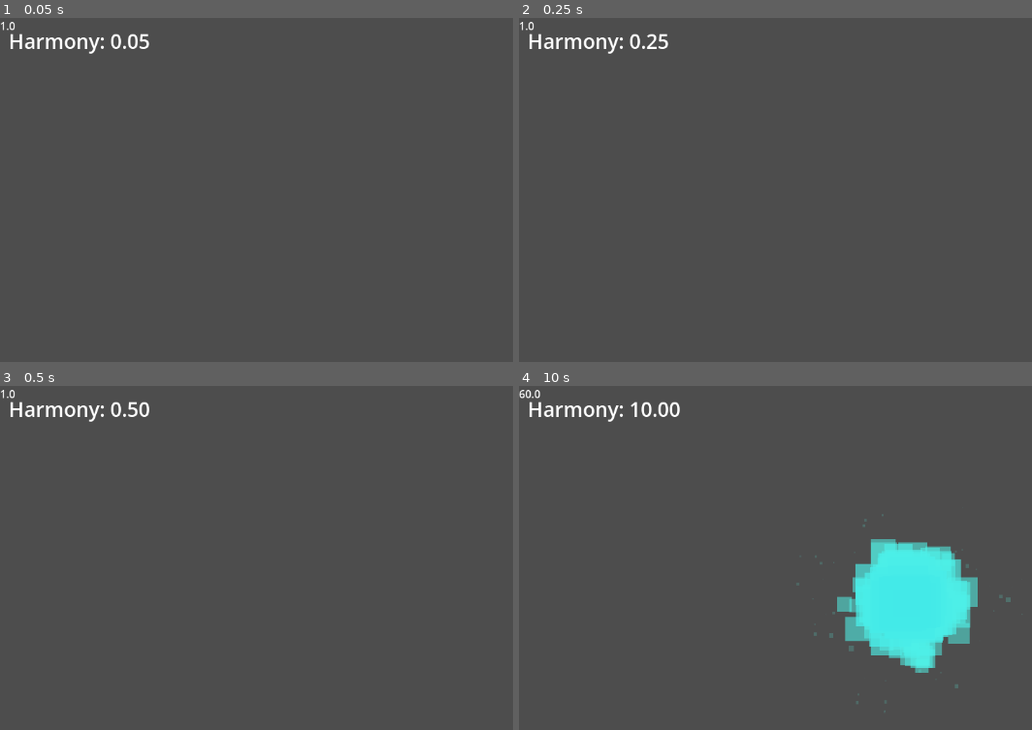
Above: before the commit, frames 1-4 (two rows, left to right).
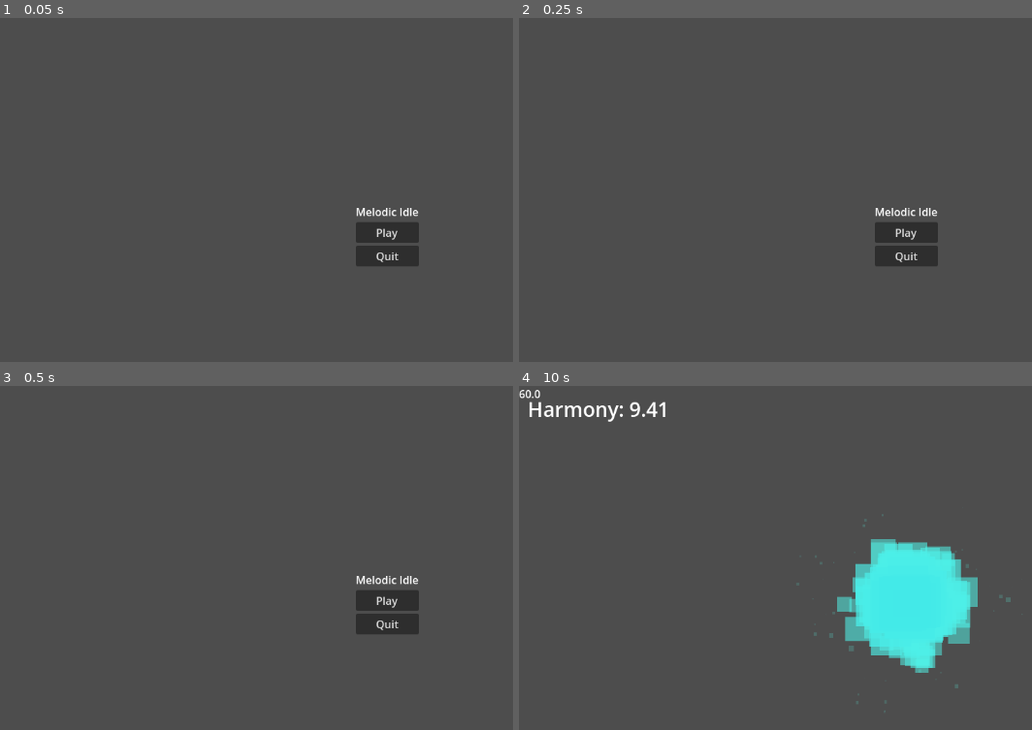
Above: after the commit, the same moments.

Repository: zKawaiiKittyz/Melodic-Idle
Game: Godot game, scene res://main_menu.tscn
Two runs of this game, one before a commit and one after it. Both use one fixed random seed, a clock stepped at 60 frames per second and the inputs below. Before the commit the project starts from res://main.tscn.
Inputs (mouse positions are in pixels of both pictures, inside the frame that each line leads up to):
- Up to frame 1 (0.05 s): no input
- Up to frame 2 (0.25 s): no input
- Up to frame 3 (0.5 s): no input
- Up to frame 4 (10 s): click (908, 599) at 0.5 s, where only the run after the commit has a clickable "Play"; tap Enter at 1.25 s; tap L (L) at 1.35, 2.3, 3.8, 5.3, 6.6, 8.1, 9.8 s; tap S (S) at 1.55, 2.1, 3.05, 4.55, 6.05, 7.35, 8.85 s; tap A (A) at 2.85, 9.6 s; tap D (D) at 3.6 s; tap F (F) at 4.35 s; tap J (J) at 5.1 s; tap K (K) at 5.85 s

The runs differ from the first frame. In frame 1, 2.1% of the frame differs, in the area x 0-82%, y 1-73%; in frame 2, 2.1%; in frame 3, 2.1%; in frame 4, 0.3%.

Commit message:
Added main menu
Added main menu, play and quit. Nothing fancy yet.

Diff:
--- /dev/null
+++ b/melodic-idle-mew/main_menu.gd
@@ -0,0 +1,9 @@
+extends Control
+
+func _on_play_button_pressed():
+
+	get_tree().change_scene_to_file("res://main.tscn")
+
+func _on_quit_button_pressed():
+
+	get_tree().quit()
--- /dev/null
+++ b/melodic-idle-mew/main_menu.tscn
@@ -0,0 +1,40 @@
+[gd_scene load_steps=2 format=3 uid="uid://dwyv653jb45xi"]
+
+[ext_resource type="Script" uid="uid://dx4vlbiue3eim" path="res://main_menu.gd" id="1_06t4h"]
+
+[node name="MainMenu" type="Control"]
+layout_mode = 3
+anchors_preset = 15
+anchor_right = 1.0
+anchor_bottom = 1.0
+grow_horizontal = 2
+grow_vertical = 2
+script = ExtResource("1_06t4h")
+
+[node name="CenterContainer" type="CenterContainer" parent="."]
+layout_mode = 1
+anchors_preset = 15
+anchor_right = 1.0
+anchor_bottom = 1.0
+grow_horizontal = 2
+grow_vertical = 2
+
+[node name="VBoxContainer" type="VBoxContainer" parent="CenterContainer"]
+layout_mode = 2
+
+[node name="Title" type="Label" parent="CenterContainer/VBoxContainer"]
+layout_mode = 2
+text = "Melodic Idle"
+horizontal_alignment = 2
+
+[node name="PlayButton" type="Button" parent="CenterContainer/VBoxContainer"]
+layout_mode = 2
+text = "Play"
+
+[node name="QuitButton" type="Button" parent="CenterContainer/VBoxContainer"]
+layout_mode = 2
+text = "Quit
+"
+
+[connection signal="pressed" from="CenterContainer/VBoxContainer/PlayButton" to="." method="_on_play_button_pressed"]
+[connection signal="pressed" from="CenterContainer/VBoxContainer/QuitButton" to="." method="_on_quit_button_pressed"]
--- a/melodic-idle-mew/project.godot
+++ b/melodic-idle-mew/project.godot
@@ -11,7 +11,7 @@
 [application]
 
 config/name="Melodic Idle Mew"
-run/main_scene="uid://dhwj74og5vhbq"
+run/main_scene="uid://dwyv653jb45xi"
 config/features=PackedStringArray("4.4", "GL Compatibility")
 config/icon="res://icon.svg"
 
Not shown, added: melodic-idle-mew/main_menu.gd.uid
